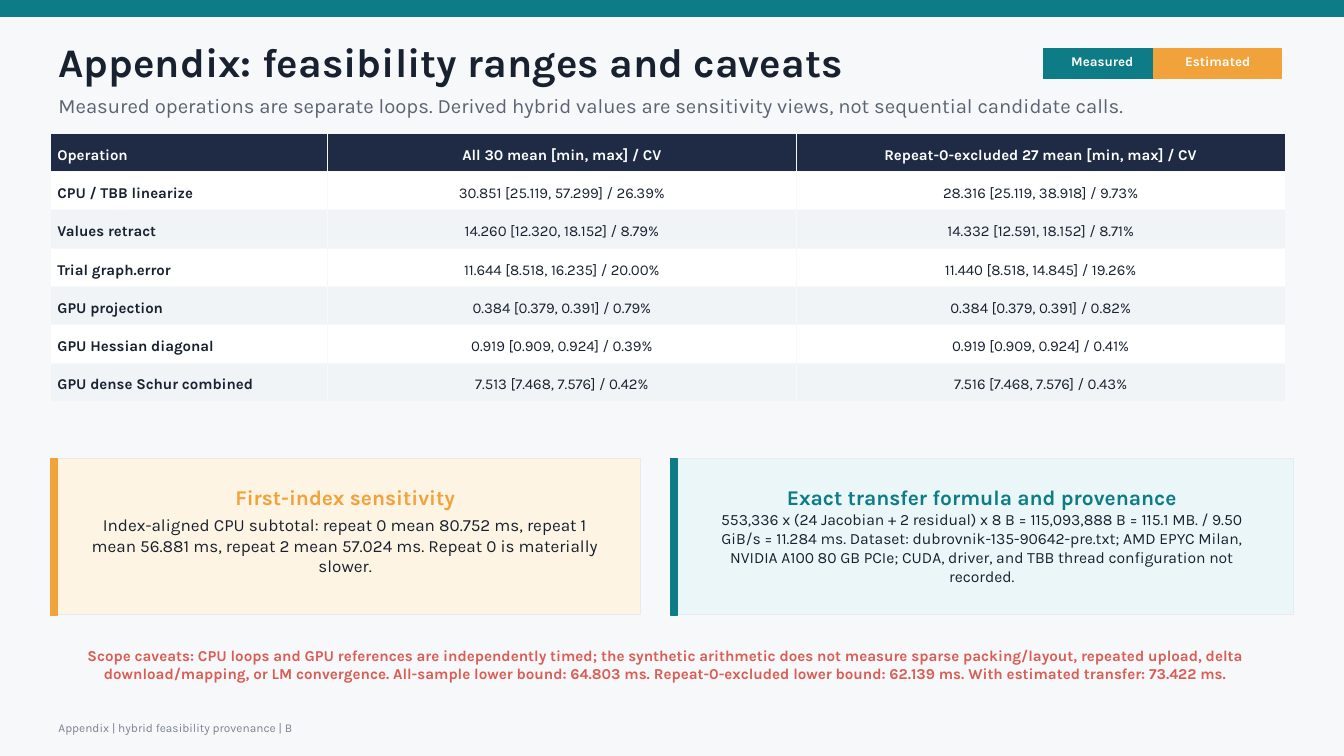
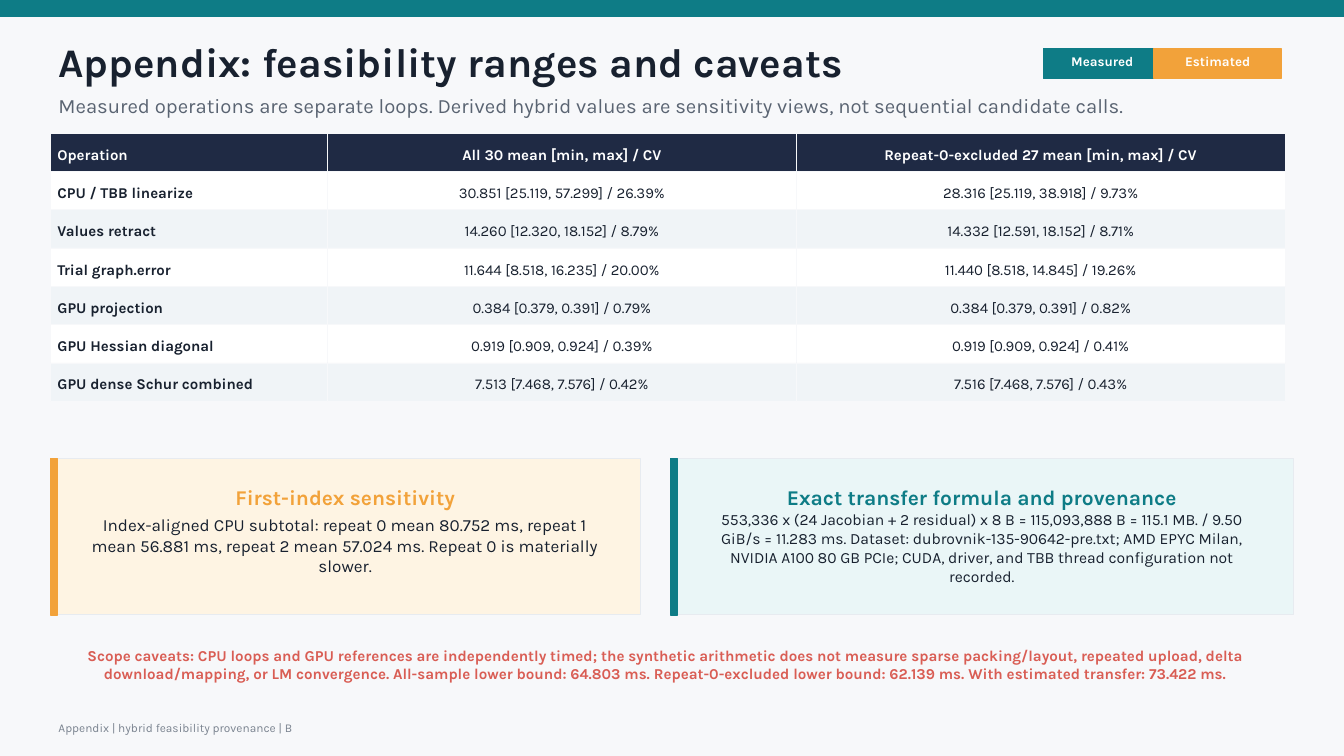
Before and after one commit to borglab/gtsam, a slide deck: slide 11 of timing/sfm_ba/benchmark_logs/20260710T_cuda_sfm_progress/cuda_sfm_progress_update.pptx. Drawn at 1344x756 pixels with LibreOffice and Linux fonts; fonts in the diff are those of the drawing. Boxes give left, top, right and bottom in pixels: in the first picture for what was removed or moved away, otherwise in the second. Text is boxed around its words. In the diff, an @@ line names an element or a change of style, - is before the commit and + after.

Commit message:
docs: refine CUDA SFM progress deck

```diff
--- a/timing/sfm_ba/benchmark_logs/20260710T_cuda_sfm_progress/cuda_sfm_progress_update.pptx
+++ b/timing/sfm_ba/benchmark_logs/20260710T_cuda_sfm_progress/cuda_sfm_progress_update.pptx
@@ text at (x1=721, y1=514, x2=1243, y2=582): text changed @@
-553,336 x (24 Jacobian + 2 residual) x 8 B = 115,093,888 B = 115.1 MB. / 9.50 GiB/s = 11.284 ms. Dataset: dubrovnik-135-90642-pre.txt; AMD EPYC Milan, NVIDIA A100 80 GB PCIe; CUDA, driver, and TBB thread configuration not recorded.
+553,336 x (24 Jacobian + 2 residual) x 8 B = 115,093,888 B = 115.1 MB. / 9.50 GiB/s = 11.283 ms. Dataset: dubrovnik-135-90642-pre.txt; AMD EPYC Milan, NVIDIA A100 80 GB PCIe; CUDA, driver, and TBB thread configuration not recorded.
```
Also in this commit, not shown: 2 other slides changed, 2 other files.
